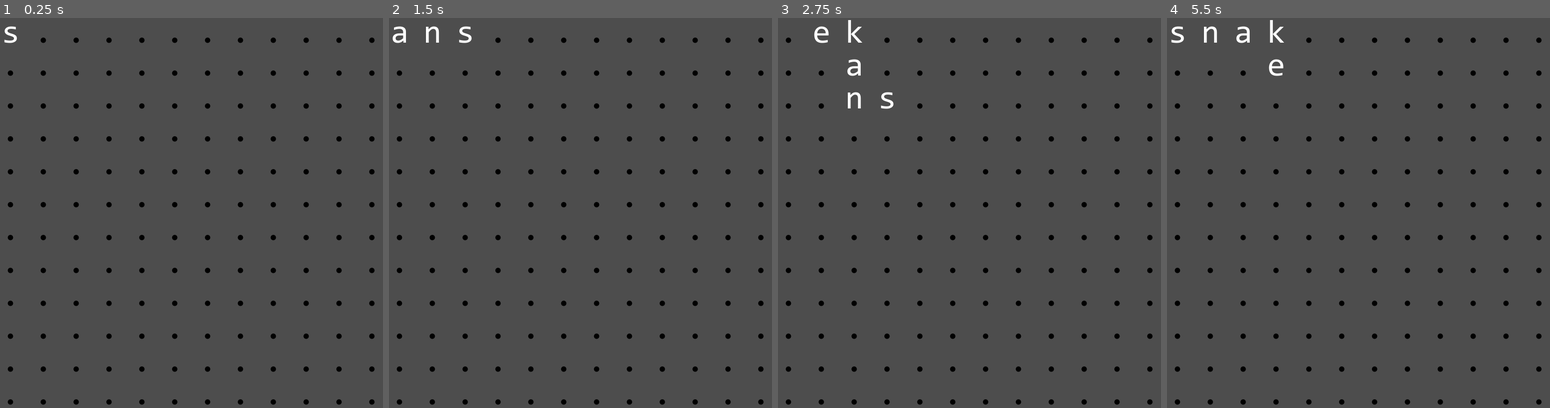
Above: before the commit, frames 1-4 (left to right).
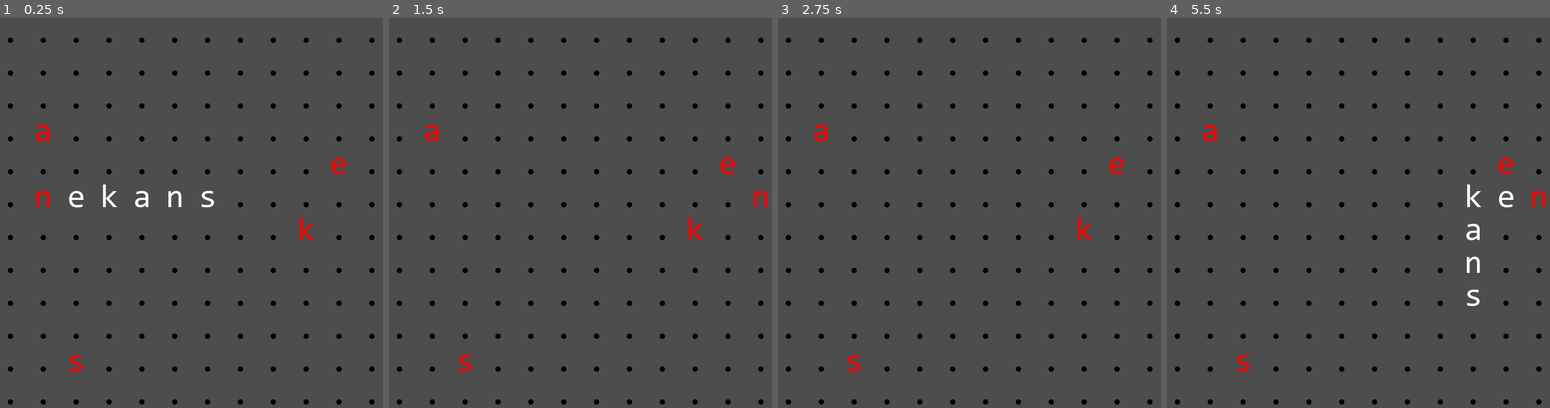
Above: after the commit, the same moments.

Repository: robro/snake_words_gd
Game: Godot game, scene res://scene/gameplay/gameplay.tscn
Same seed, same stepped clock (60 frames per second), same inputs: the game is played once before the commit and once after it.
Inputs:
- Up to frame 1 (0.25 s): no input
- Up to frame 2 (1.5 s): hold Right (Right) 0.53-1.28 s; hold Down (Down) from 1.28 s (still down)
- Up to frame 3 (2.75 s): tap Enter at 2 s; release Down (Down) at 2.03 s; hold Right (Right) from 2.03 s (still down)
- Up to frame 4 (5.5 s): release Right (Right) at 2.78 s; hold Up (Up) 2.78-3.53 s; tap Space at 3.5 s; hold Left (Left) 3.53-5.03 s; hold Down (Down) from 5.03 s (still down)

The runs differ from the first frame. In frame 1, 1.0% of the frame differs, in the area x 1-91%, y 2-91%; in frame 2, 0.7%; in frame 3, 0.9%; in frame 4, 1.3%, in the area x 1-99%, y 0-91%.

Commit message:
Make snake eat food and grow

Diff:
--- a/object/cell.gd
+++ b/object/cell.gd
@@ -5,10 +5,7 @@
 var _color : Color
 
 
-func set_char(text: String):
+func _init(text: String, color: Color):
 	assert(len(text) == 1)
 	_char = text
-
-
-func set_color(color: Color):
 	_color = color
--- a/object/food/food.gd
+++ b/object/food/food.gd
@@ -1,7 +1,5 @@
 class_name Food
 extends Node2D
-
-@onready var spawner : FoodSpawner = get_parent()
 
 var _pos
 var _char
@@ -9,18 +7,7 @@
 
 
 func _init(pos: Vector2i, text: String, color: Color):
+	assert(len(text) == 1)
 	_pos = pos
 	_char = text
 	_color = color
-
-
-func _ready():
-	assert(spawner is FoodSpawner)
-	spawner.connect("food_eaten", _on_food_eaten)
-
-
-func _on_food_eaten(pos: Vector2i):
-	if pos != _pos:
-		return
-	# get eaten
-	print("food eaten at" + str(_pos))
--- a/object/food/food_spawner.gd
+++ b/object/food/food_spawner.gd
@@ -1,30 +1,26 @@
 class_name FoodSpawner
 extends Node2D
 
-@onready var parent_grid : Grid = get_parent()
+@onready var _grid : Grid = $"../Grid"
 
-signal food_eaten(pos: Vector2i)
+signal no_food
 
 
 func _ready():
-	assert(parent_grid is Grid)
+	child_order_changed.connect(_on_child_order_changed)
+
+func positions() -> Array:
+	return get_children().map(func(c): return c._pos)
 
 
-func get_positions() -> Array:
-	return (get_children()
-		.filter(func(c): return c is Food)
-		.map(func(c): return c._pos)
-	)
-
-
-func draw_to_grid(grid: Grid):
-	for food : Food in get_children().filter(func(c): return c is Food):
+func draw_to(grid: Grid):
+	for food : Food in get_children():
 		grid.set_cell(food._pos, food._char, food._color)
 
 
-func _on_spawn_food(text: String):
+func spawn_food(text: String):
 	for t in text:
-		var pos : Vector2i = parent_grid.get_free_pos()
+		var pos : Vector2i = _grid.get_free_pos()
 		if pos < Vector2i.ZERO:
 			print("no free space")
 			return
@@ -32,5 +28,10 @@
 		add_child(food)
 
 
-func _on_food_eaten(pos: Vector2i):
-	food_eaten.emit(pos)
+func remove(food: Food):
+	food.queue_free()
+
+
+func _on_child_order_changed():
+	if get_children().is_empty():
+		emit_signal("no_food")
--- a/object/snake.gd
+++ b/object/snake/snake.gd
@@ -5,7 +5,7 @@
 @export var color : Color = Color.WHITE
 @export var facing : Facing = Facing.RIGHT
 @export var tick : float = 0.5
-@export var pos : Vector2i = Vector2i.ZERO
+@export var start_pos : Vector2i = Vector2i.ZERO
 
 enum Facing {
 	UP,
@@ -22,19 +22,19 @@
 }
 
 var timer : Timer
-var parts : Array[SnakePart]
-var positions : Array[Vector2i]
-var tail : Vector2i = pos
+var parts : Array[Cell]
+var _positions : Array[Vector2i]
+var tail : Vector2i = start_pos
 var next_facing := facing
 
-
-func _init():
-	for i in len(text):
-		parts.append(SnakePart.new(text[i], color))
-		positions.append(offset[facing] * -i)
+signal moved_to(p: Vector2i)
 
 
 func _ready():
+	for i in len(text):
+		parts.append(Cell.new(text[i], color))
+		_positions.append(start_pos + offset[facing] * -i)
+
 	timer = Timer.new()
 	add_child(timer)
 	timer.wait_time = tick
@@ -61,14 +61,21 @@
 
 func move():
 	facing = next_facing
-	tail = positions.pop_back()
-	positions.insert(0, positions[0] + offset[facing])
+	var next_pos = _positions[0] + offset[facing]
+	_positions.insert(0, next_pos)
+	tail = _positions.pop_back()
+	emit_signal("moved_to", next_pos)
 
 
-func draw_to_grid(grid: Grid):
-	for i in len(parts):
-		grid.set_cell(positions[i] + pos, parts[i].text, parts[i].color)
+func add_part(food: Food):
+	parts.append(Cell.new(food._char, food._color))
+	_positions.append(tail)
 
 
-func get_positions() -> Array[Vector2i]:
-	return positions
+func draw_to(grid: Grid):
+	for i in len(parts):
+		grid.set_cell(_positions[i], parts[i]._char, parts[i]._color)
+
+
+func positions() -> Array[Vector2i]:
+	return _positions
--- a/object/snake_part.gd
+++ /dev/null
@@ -1,18 +0,0 @@
-class_name SnakePart
-extends Node2D
-
-var text : String
-var color : Color
-
-
-func _init(_text: String, _color: Color):
-	text = _text
-	color = _color
-
-
-func _ready():
-	pass
-
-
-func _process(_delta):
-	pass
--- a/render/grid.gd
+++ b/render/grid.gd
@@ -12,7 +12,6 @@
 ## Represents an empty cell
 @export var empty_char : String = '.'
 
-var cells : Array[Cell]
 var grid_color : Color
 
 
@@ -20,29 +19,33 @@
 	assert(font is Font)
 	for y in rows:
 		for x in cols:
-			var cell = Cell.new()
-			cells.append(cell)
-			cell._char = empty_char
-			cell._color = grid_color
-			cell.position = Vector2(x * cell_size, y * cell_size)
+			var cell = Cell.new(empty_char, grid_color)
+			add_child(cell)
 
 
 func _process(_delta):
 	clear()
-	for child in get_children():
-		if child.has_method("draw_to_grid"):
-			child.draw_to_grid(self)
+	for node in get_tree().get_nodes_in_group("drawable"):
+		node.draw_to(self)
 
 	queue_redraw()
 
 
 func _draw():
-	for cell in cells:
-		draw_char(font, cell.position, cell._char, cell_size, cell._color)
+	var i: int = 0
+	for cell : Cell in get_children():
+		draw_char(
+			font,
+			pos_from_idx(i) * cell_size,
+			cell._char,
+			cell_size,
+			cell._color
+		)
+		i += 1
 
 
 func clear():
-	for cell in cells:
+	for cell: Cell in get_children():
 		cell._char = empty_char
 		cell._color = grid_color
 
@@ -53,9 +56,11 @@
 
 func get_free_pos() -> Vector2i:
 	var occupied : Array[int] = []
-	for child in get_children().filter(func(c): return c.has_method("get_positions")):
-		for pos in child.get_positions().filter(func(p): return in_grid(p)):
-			occupied.append(idx_from_pos(pos))
+	for node in get_tree().get_nodes_in_group("drawable"):
+		if node.has_method("positions"):
+			for pos in node.positions():
+				if in_grid(pos):
+					occupied.append(idx_from_pos(pos))
 
 	var free := range(cols * rows)
 	for idx in occupied:
@@ -78,7 +83,7 @@
 func set_color_at(pos: Vector2i, color: Color) -> void:
 	if not in_grid(pos):
 		return
-	var cell := cells[idx_from_pos(pos)]
+	var cell : Cell = get_children()[idx_from_pos(pos)]
 	cell._color = color
 
 
@@ -86,7 +91,7 @@
 	assert(len(text) == 1)
 	if not in_grid(pos):
 		return
-	var cell := cells[idx_from_pos(pos)]
+	var cell : Cell = get_children()[idx_from_pos(pos)]
 	cell.text = text
 
 
@@ -94,6 +99,6 @@
 	assert(len(text) == 1)
 	if not in_grid(pos):
 		return
-	var cell := cells[idx_from_pos(pos)]
+	var cell : Cell = get_children()[idx_from_pos(pos)]
 	cell._char = text
 	cell._color = color
--- a/scene/gameplay/gameplay.gd
+++ b/scene/gameplay/gameplay.gd
@@ -1,24 +1,22 @@
 extends Node2D
 
-@onready var timer := Timer.new()
-@onready var food_spawner : FoodSpawner = $Grid/FoodSpawner
-@onready var snake : Snake = $Grid/Snake
-
-signal spawn_food(text: String)
-signal food_eaten(pos: Vector2i)
+@onready var food_spawner : FoodSpawner = $FoodSpawner
+@onready var snake : Snake = $Snake
 
 
 func _ready():
-	snake.connect("snake_move_to", _on_snake_move)
-	add_child(timer)
-	timer.wait_time = 1
-	# timer.timeout.connect(_on_timer_timeout)
-	timer.start()
+	snake.connect("moved_to", _on_snake_moved_to)
+	food_spawner.connect("no_food", _on_food_spawner_no_food)
+	_on_food_spawner_no_food()
 
 
-func _on_timer_timeout():
-	spawn_food.emit("awholelotoffood")
+func _on_food_spawner_no_food():
+	food_spawner.spawn_food("snake")
 
 
-func _on_snake_move(pos: Vector2i):
-	print("snake moved to " + str(pos))
+func _on_snake_moved_to(pos: Vector2i):
+	for food : Food in food_spawner.get_children():
+		if food._pos == pos:
+			snake.add_part(food)
+			food_spawner.remove(food)
+			return
--- a/scene/gameplay/gameplay.tscn
+++ b/scene/gameplay/gameplay.tscn
@@ -3,21 +3,22 @@
 [ext_resource type="Script" path="res://scene/gameplay/gameplay.gd" id="1_dewvt"]
 [ext_resource type="Script" path="res://render/grid.gd" id="2_6iphj"]
 [ext_resource type="FontFile" uid="uid://b7sdg80udjhpk" path="res://font/consola.ttf" id="3_pr5mj"]
-[ext_resource type="Script" path="res://object/snake.gd" id="4_2x2sv"]
+[ext_resource type="Script" path="res://object/snake/snake.gd" id="5_56jgj"]
 [ext_resource type="Script" path="res://object/food/food_spawner.gd" id="5_lgauy"]
 
 [node name="Gameplay" type="Node2D"]
 script = ExtResource("1_dewvt")
 
+[node name="FoodSpawner" type="Node2D" parent="." groups=["drawable"]]
+position = Vector2(16, 48)
+script = ExtResource("5_lgauy")
+
+[node name="Snake" type="Node2D" parent="." groups=["drawable"]]
+script = ExtResource("5_56jgj")
+tick = 0.125
+start_pos = Vector2i(5, 5)
+
 [node name="Grid" type="Node2D" parent="."]
 position = Vector2(16, 48)
 script = ExtResource("2_6iphj")
 font = ExtResource("3_pr5mj")
-
-[node name="Snake" type="Node2D" parent="Grid"]
-script = ExtResource("4_2x2sv")
-
-[node name="FoodSpawner" type="Node2D" parent="Grid"]
-script = ExtResource("5_lgauy")
-
-[connection signal="spawn_food" from="." to="Grid/FoodSpawner" method="_on_spawn_food"]
